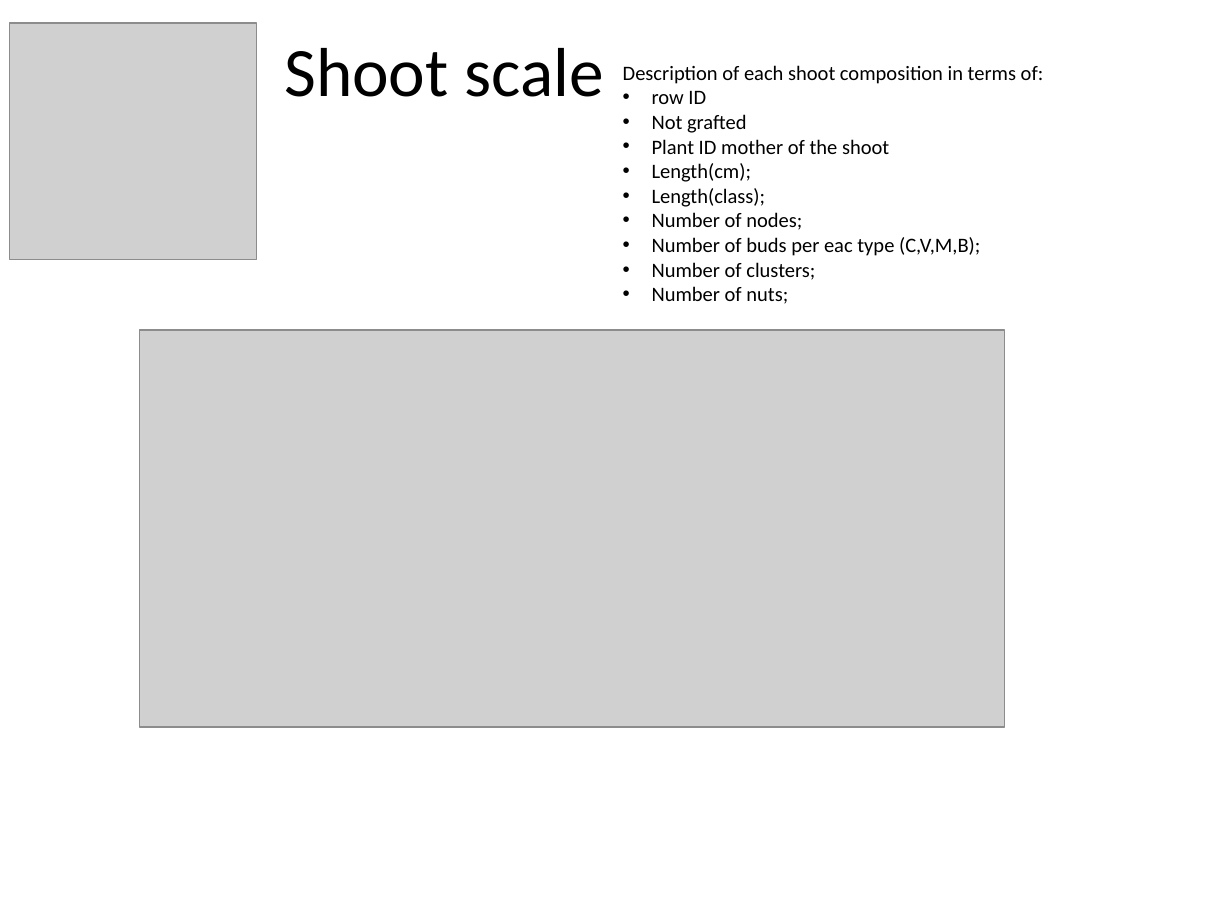
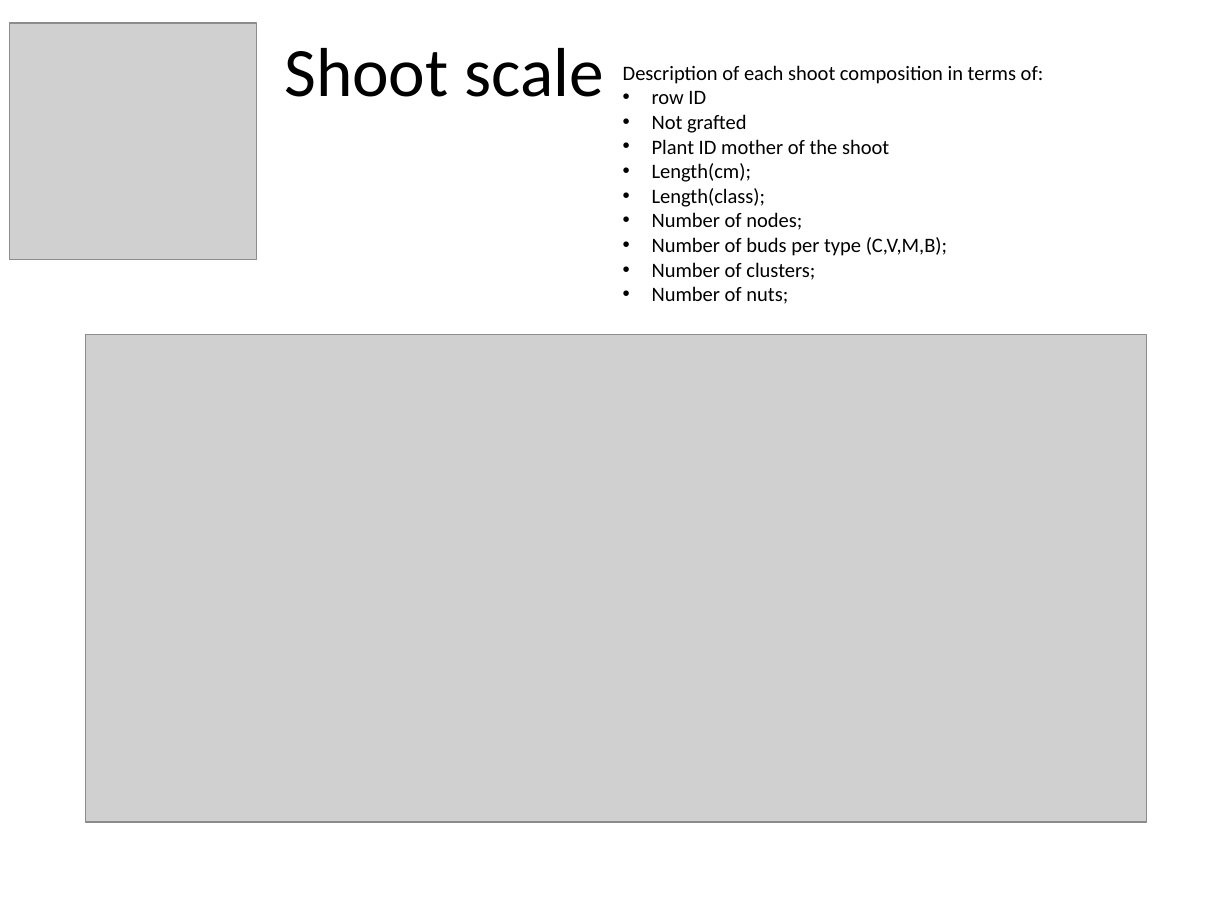
Before and after one commit to Corilana/L-HAZELNUT, a slide deck: slide 5 of Procedures_coding_hazelnut_architecture.pptx. Drawn at 1232x924 pixels with LibreOffice and Linux fonts; fonts in the diff are those of the drawing; grey boxes stand for pictures. Boxes give left, top, right and bottom in pixels: in the first picture for what was removed or moved away, otherwise in the second. Text is boxed around its words. In the diff, an @@ line names an element or a change of style, - is before the commit and + after.

Commit message:
column name changed: fate-->type

```diff
--- a/Procedures_coding_hazelnut_architecture.pptx
+++ b/Procedures_coding_hazelnut_architecture.pptx
@@ text at (652,237,947,256): text changed @@
-• Number of buds per eac type (C,V,M,B);
+• Number of buds per type (C,V,M,B);
@@ picture: place and size @@
-picture at (140,330,1005,727)
+picture at (85,335,1146,822)
```
Also in this commit, not shown: 1 slide added, 5 other files.
